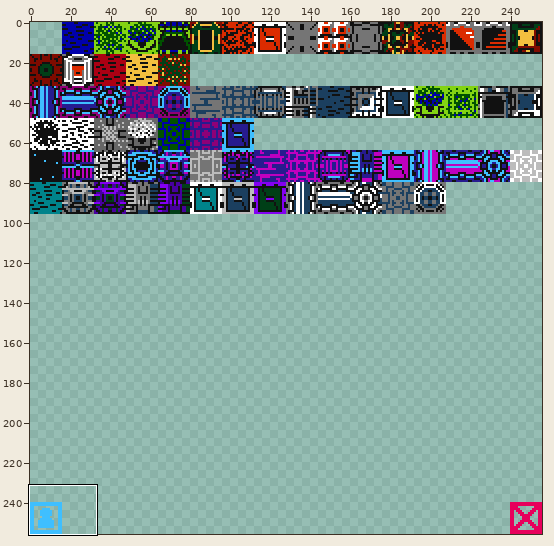
File history of a sprite sheet, game/assets/images/tileset.png. The picture above shows the old version from afar; the outline marks the close-up.
Close-up. As it was:
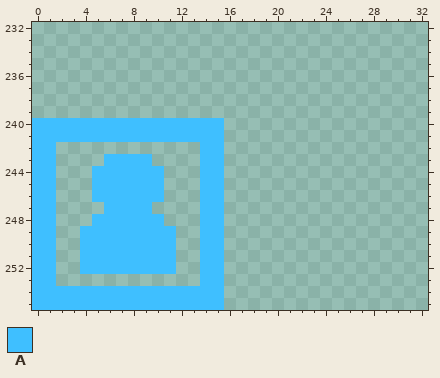
The file is 256x256 pixels. Shown: x 0..32, y 232..255.
Palette (. is transparent): A #3fbfff
Pixels before, first column x 0:
240 AAAAAAAAAAAAAAAA
241 AAAAAAAAAAAAAAAA
242 AA............AA
243 AA....AAAA....AA
244 AA...AAAAAA...AA
245 AA...AAAAAA...AA
246 AA...AAAAAA...AA
247 AA....AAAA....AA
248 AA...AAAAAA...AA
249 AA..AAAAAAAA..AA
250 AA..AAAAAAAA..AA
251 AA..AAAAAAAA..AA
252 AA..AAAAAAAA..AA
253 AA............AA
254 AAAAAAAAAAAAAAAA
255 AAAAAAAAAAAAAAAA
The result:
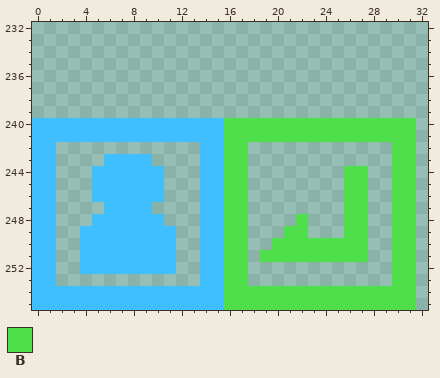
Colours new in this view: B #4fdf4b
The edit:
{"y":240,"x":16,"old":"................","new":"BBBBBBBBBBBBBBBB"}
{"y":241,"x":16,"old":"................","new":"BBBBBBBBBBBBBBBB"}
{"y":242,"x":16,"old":"..","new":"BB"}
{"y":242,"x":30,"old":"..","new":"BB"}
{"y":243,"x":16,"old":"..","new":"BB"}
{"y":243,"x":30,"old":"..","new":"BB"}
{"y":244,"x":16,"old":"..","new":"BB"}
{"y":244,"x":26,"old":"..","new":"BB"}
{"y":244,"x":30,"old":"..","new":"BB"}
{"y":245,"x":16,"old":"..","new":"BB"}
{"y":245,"x":26,"old":"..","new":"BB"}
{"y":245,"x":30,"old":"..","new":"BB"}
{"y":246,"x":16,"old":"..","new":"BB"}
{"y":246,"x":26,"old":"..","new":"BB"}
{"y":246,"x":30,"old":"..","new":"BB"}
{"y":247,"x":16,"old":"..","new":"BB"}
{"y":247,"x":26,"old":"..","new":"BB"}
{"y":247,"x":30,"old":"..","new":"BB"}
{"y":248,"x":16,"old":"..","new":"BB"}
{"y":248,"x":22,"old":".","new":"B"}
{"y":248,"x":26,"old":"..","new":"BB"}
{"y":248,"x":30,"old":"..","new":"BB"}
{"y":249,"x":16,"old":"..","new":"BB"}
{"y":249,"x":21,"old":"..","new":"BB"}
{"y":249,"x":26,"old":"..","new":"BB"}
{"y":249,"x":30,"old":"..","new":"BB"}
{"y":250,"x":16,"old":"..","new":"BB"}
{"y":250,"x":20,"old":"........","new":"BBBBBBBB"}
{"y":250,"x":30,"old":"..","new":"BB"}
{"y":251,"x":16,"old":"..","new":"BB"}
{"y":251,"x":19,"old":".........","new":"BBBBBBBBB"}
{"y":251,"x":30,"old":"..","new":"BB"}
{"y":252,"x":16,"old":"..","new":"BB"}
{"y":252,"x":30,"old":"..","new":"BB"}
{"y":253,"x":16,"old":"..","new":"BB"}
{"y":253,"x":30,"old":"..","new":"BB"}
{"y":254,"x":16,"old":"................","new":"BBBBBBBBBBBBBBBB"}
{"y":255,"x":16,"old":"................","new":"BBBBBBBBBBBBBBBB"}
{"label":"added","picture_box":[224,118,416,310]}
